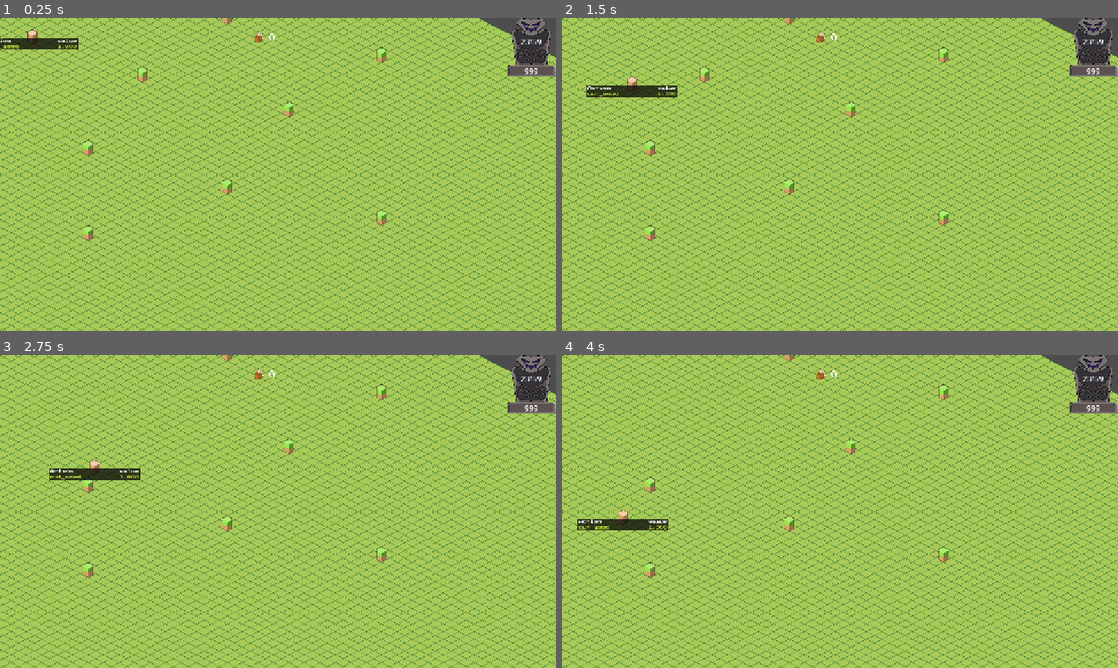
Above: before the commit, frames 1-4 (two rows, left to right).
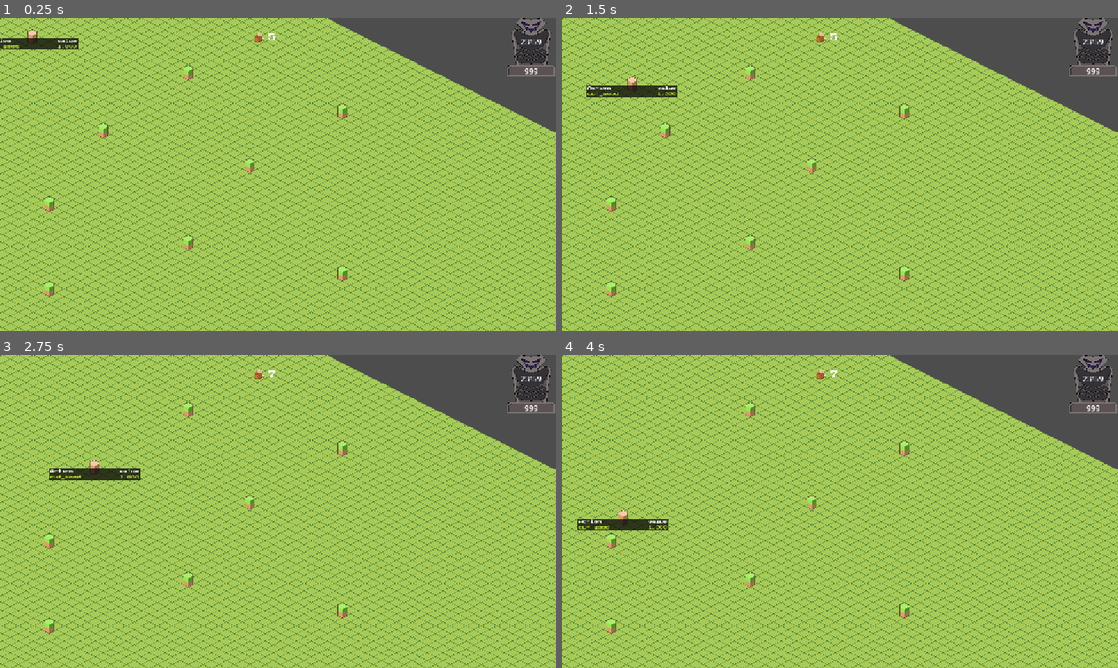
Above: after the commit, the same moments.

Repository: JontanKhuu/Ramen
Game: Godot game, scene res://World/world.tscn
Same seed, same stepped clock (60 frames per second), same inputs: the game is played once before the commit and once after it.
Inputs (mouse positions are in pixels of both pictures, inside the frame that each line leads up to):
- Up to frame 1 (0.25 s): no input
- Up to frame 2 (1.5 s): move the mouse to (962, 158) at 0.52 s; click (962, 158) at 0.67 s; move the mouse to (728, 190) at 1.27 s; click (728, 190) at 1.42 s
- Up to frame 3 (2.75 s): move the mouse to (333, 442) at 2.02 s; click (333, 442) at 2.17 s
- Up to frame 4 (4 s): move the mouse to (812, 574) at 2.77 s; click (812, 574) at 2.92 s; move the mouse to (1006, 558) at 3.52 s; click (1006, 558) at 3.67 s

The runs differ from the first frame. In frame 1, 28% of the frame differs, in the area x 0-100%, y 0-100%; in frame 2, 28%; in frame 3, 28%; in frame 4, 28%.

Commit message:
tracks wood chopped with Global script

Diff:
--- a/NPC/Scripts/npc.gd
+++ b/NPC/Scripts/npc.gd
@@ -75,6 +75,7 @@
 	if global_position.distance_to(_target) < 10:
 		var tree_map_pos = treeTiles.local_to_map(_target)
 		treeTiles.set_cell(tree_map_pos,0)
+		Global.wood += 2
 
 		_target = null
 		pass
--- a/UI/MainUI/resource_tracka.tscn
+++ b/UI/MainUI/resource_tracka.tscn
@@ -25,6 +25,7 @@
 frame = 5
 
 [node name="Label" type="Label" parent="."]
+unique_name_in_owner = true
 custom_minimum_size = Vector2(16, 16)
 layout_mode = 2
 theme_override_fonts/font = ExtResource("3_lr4aq")
--- a/UI/ResourceTrack/Scripts/resource_tracka.gd
+++ b/UI/ResourceTrack/Scripts/resource_tracka.gd
@@ -1 +1,9 @@
 extends HBoxContainer
+
+@export var trackedResource : Global.RESOURCES_TRACKED
+@onready var label: Label = %Label
+
+func _process(delta: float) -> void:
+	match trackedResource:
+		0:
+			label.text = str(Global.wood)
--- /dev/null
+++ b/World/Scripts/Global.gd
@@ -0,0 +1,10 @@
+extends Node
+
+enum RESOURCES_TRACKED{
+	WOOD, FOOD
+}
+
+const WOOD = 0
+const FOOD = 1
+
+@export var wood := 5
--- a/World/world.tscn
+++ b/World/world.tscn
@@ -54,7 +54,6 @@
 time_system = NodePath("../TimeSystem")
 
 [node name="TileMap" parent="." instance=ExtResource("5_k8do8")]
-position = Vector2(81, -116)
 
 [node name="NPC" parent="." instance=ExtResource("6_bkhv4")]
 position = Vector2(47, 31)
--- a/project.godot
+++ b/project.godot
@@ -15,6 +15,10 @@
 config/features=PackedStringArray("4.4", "Forward Plus")
 config/icon="res://icon.svg"
 
+[autoload]
+
+Global="*res://World/Scripts/Global.gd"
+
 [display]
 
 window/size/borderless=true
Not shown, added: World/Scripts/Global.gd.uid
